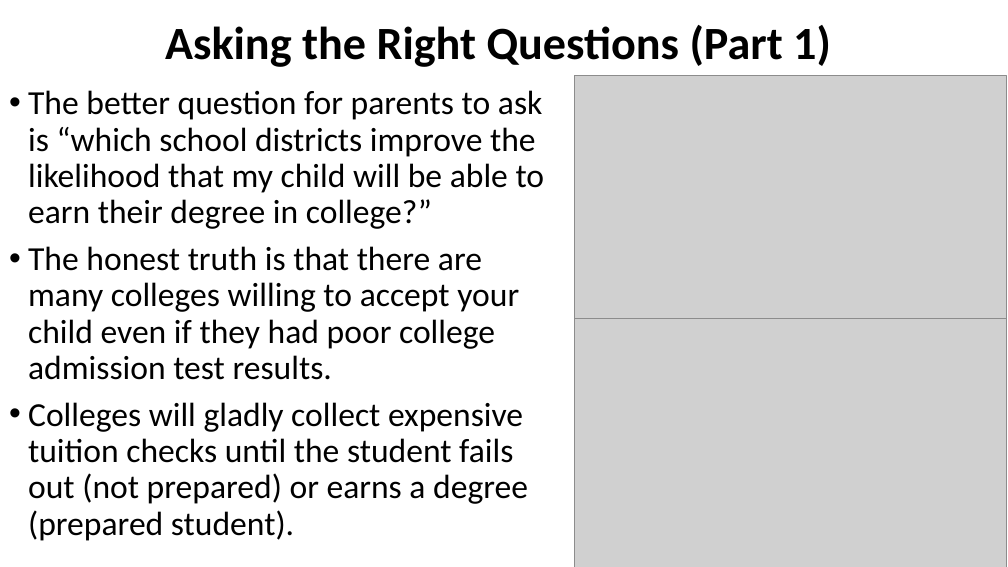
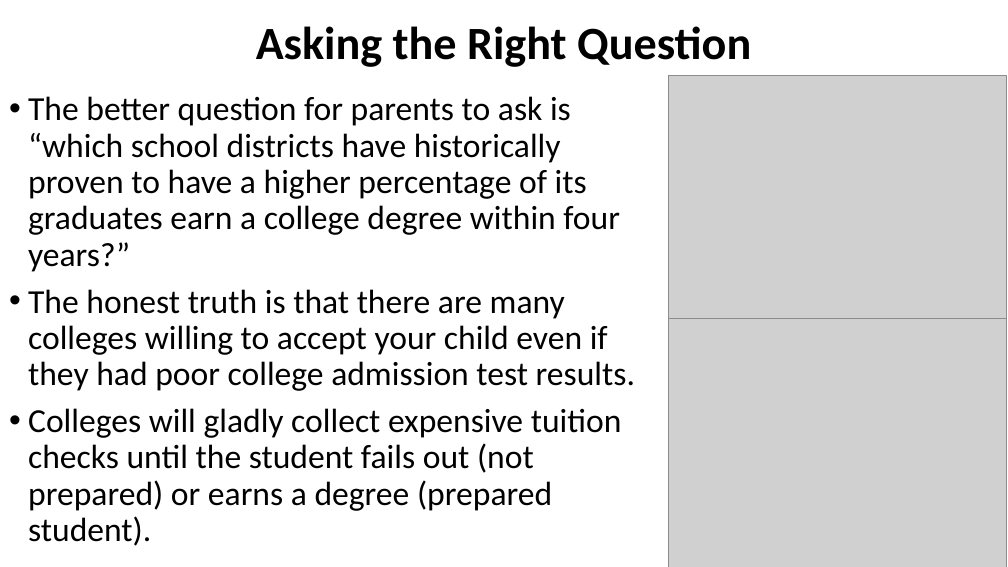
Before and after one commit to RachidRezzik/Texas_GradPercent_Predictor, a slide deck: slide 5 of TexasDistrictForecast.pptx. Drawn at 1008x567 pixels with LibreOffice and Linux fonts; fonts in the diff are those of the drawing; grey boxes stand for pictures. Boxes give left, top, right and bottom in pixels: in the first picture for what was removed or moved away, otherwise in the second. Text is boxed around its words. In the diff, an @@ line names an element or a change of style, - is before the commit and + after.

```diff
--- a/TexasDistrictForecast.pptx
+++ b/TexasDistrictForecast.pptx
@@ title at bbox=[256, 26, 751, 67]: text changed @@
-Asking the Right Questions (Part 1)
+Asking the Right Question
@@ picture: place and size @@
-picture at bbox=[575, 76, 1006, 318]
+picture at bbox=[668, 76, 1006, 318]
@@ text at bbox=[28, 96, 620, 272]: text changed @@
-• The better question for parents to ask is “which school districts improve the likelihood that my child will be able to earn their degree in college?”
+• The better question for parents to ask is “which school districts have historically proven to have a higher percentage of its graduates earn a college degree within four years?”
@@ picture: place and size @@
-picture at bbox=[575, 318, 1006, 567]
+picture at bbox=[668, 318, 1006, 567]
```
Also in this commit, not shown: 5 other slides changed, 6 slides added, 2 slides removed, 1 other file.
